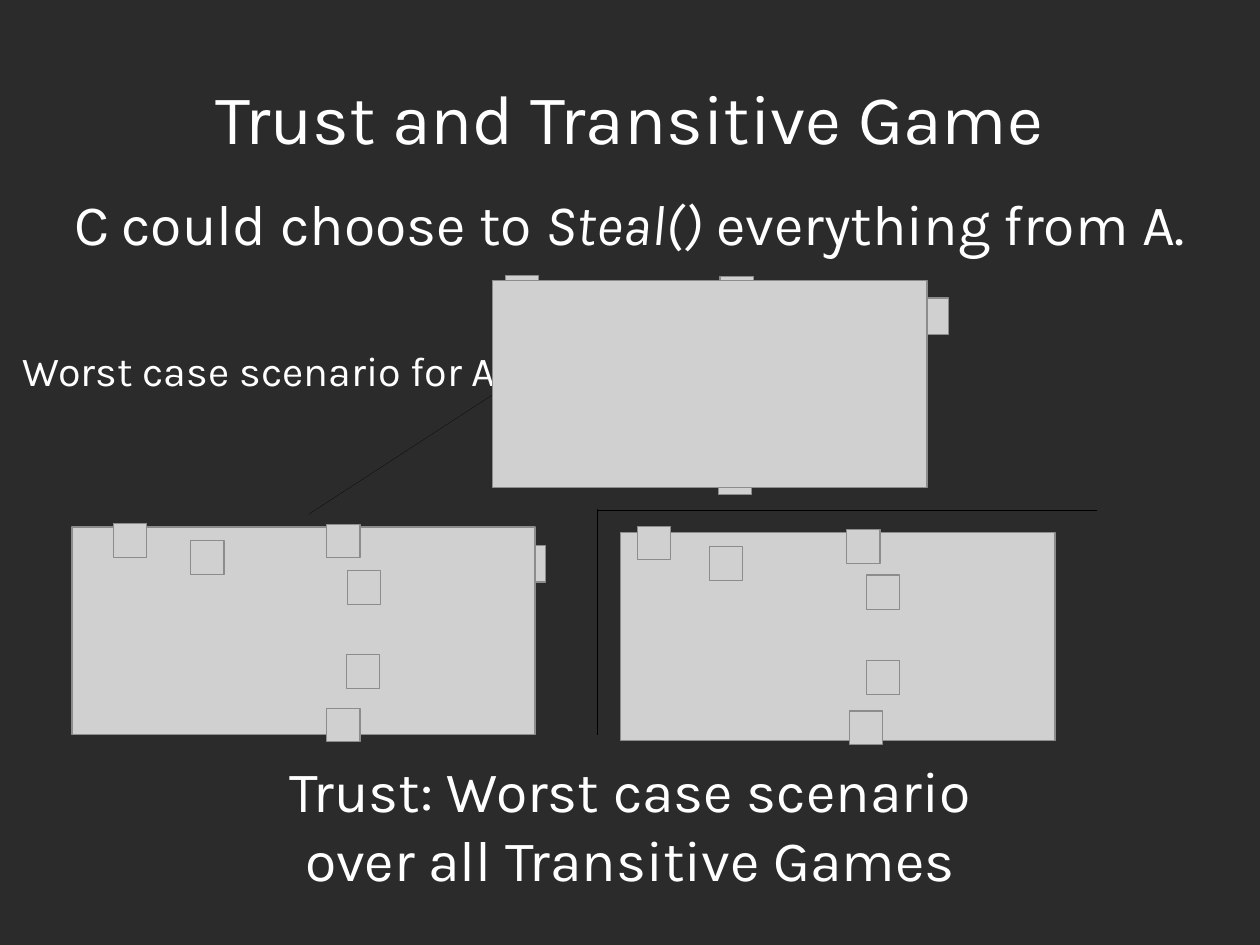
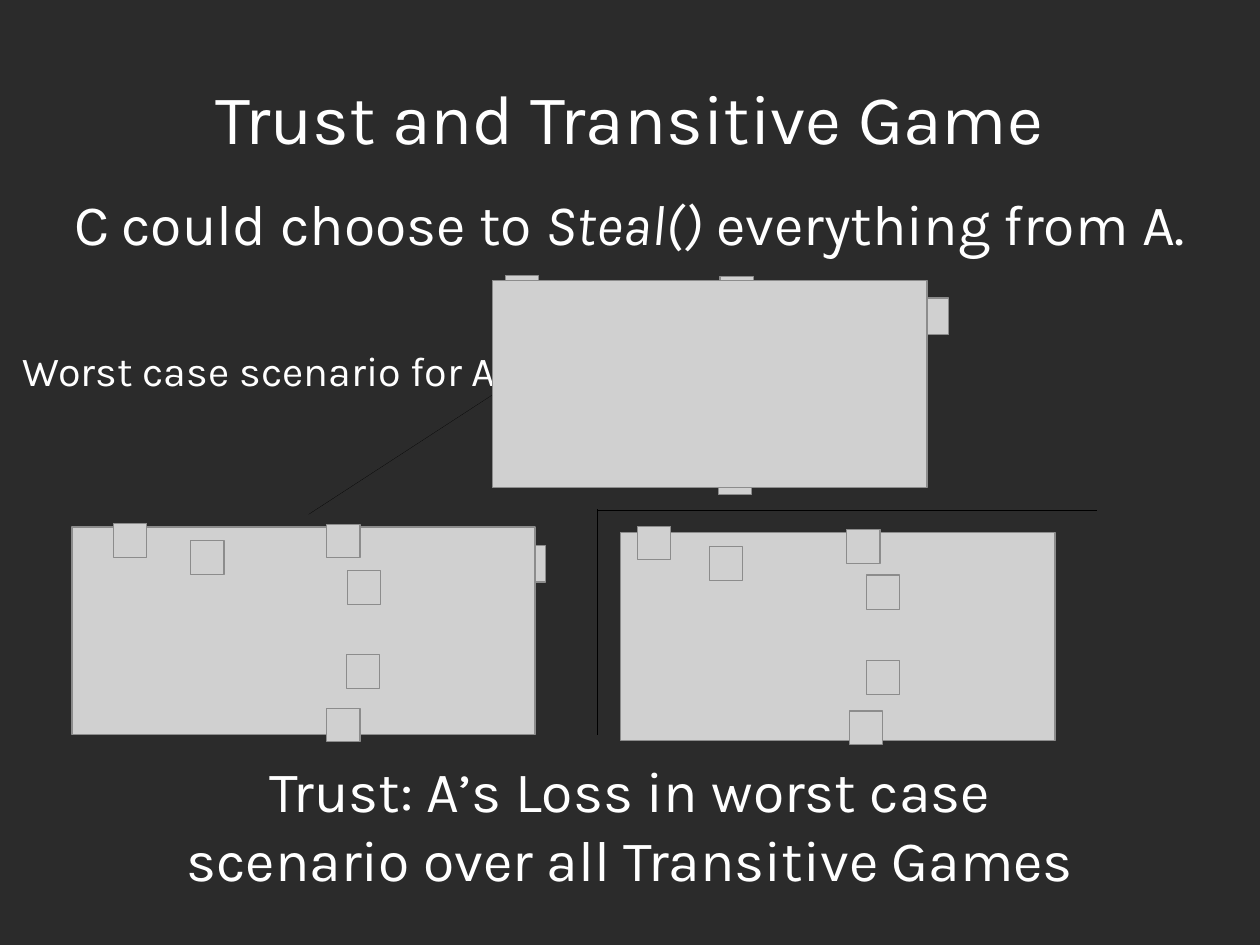
Before and after one commit to decrypto-org/TrustIsRisk, a slide deck: slide 17 of presentations/AtheCrypt10-1-2017/AtheCrypt10-1-2017.odp. Drawn at 1260x945 pixels with LibreOffice and Linux fonts; fonts in the diff are those of the drawing; grey boxes stand for pictures; background and template pictures are left out; a plain dark background stands for a picture behind light text. Boxes give left, top, right and bottom in pixels: in the first picture for what was removed or moved away, otherwise in the second. Text is boxed around its words. In the diff, an @@ line names an element or a change of style, - is before the commit and + after.

```diff
--- a/presentations/AtheCrypt10-1-2017/AtheCrypt10-1-2017.odp
+++ b/presentations/AtheCrypt10-1-2017/AtheCrypt10-1-2017.odp
@@ text at [186,772,1073,882]: text changed @@
-Trust: Worst case scenario
-over all Transitive Games
+Trust: A’s Loss in worst case scenario over all Transitive Games
```
Also in this commit, not shown: 1 slide added, 1 slide removed.
